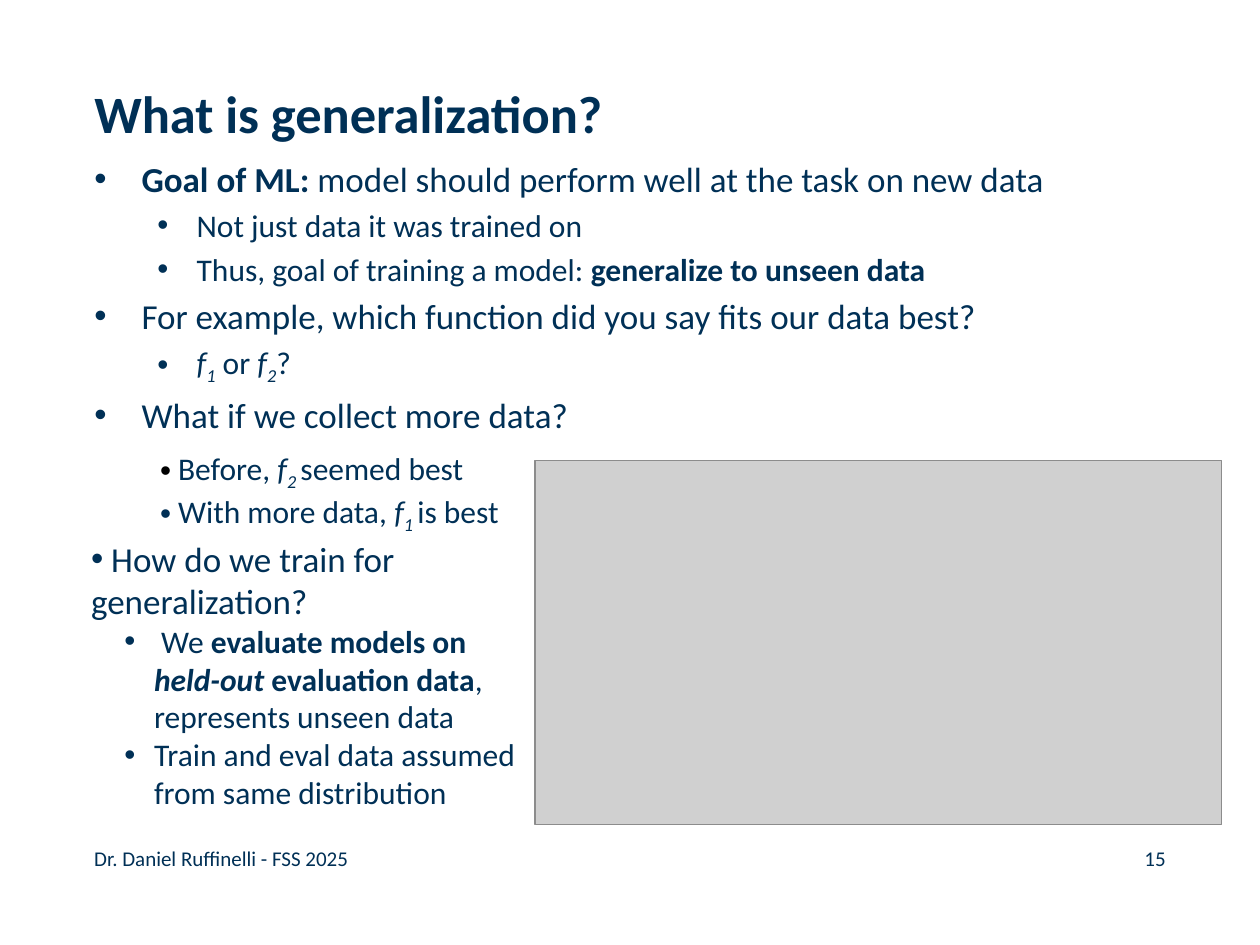
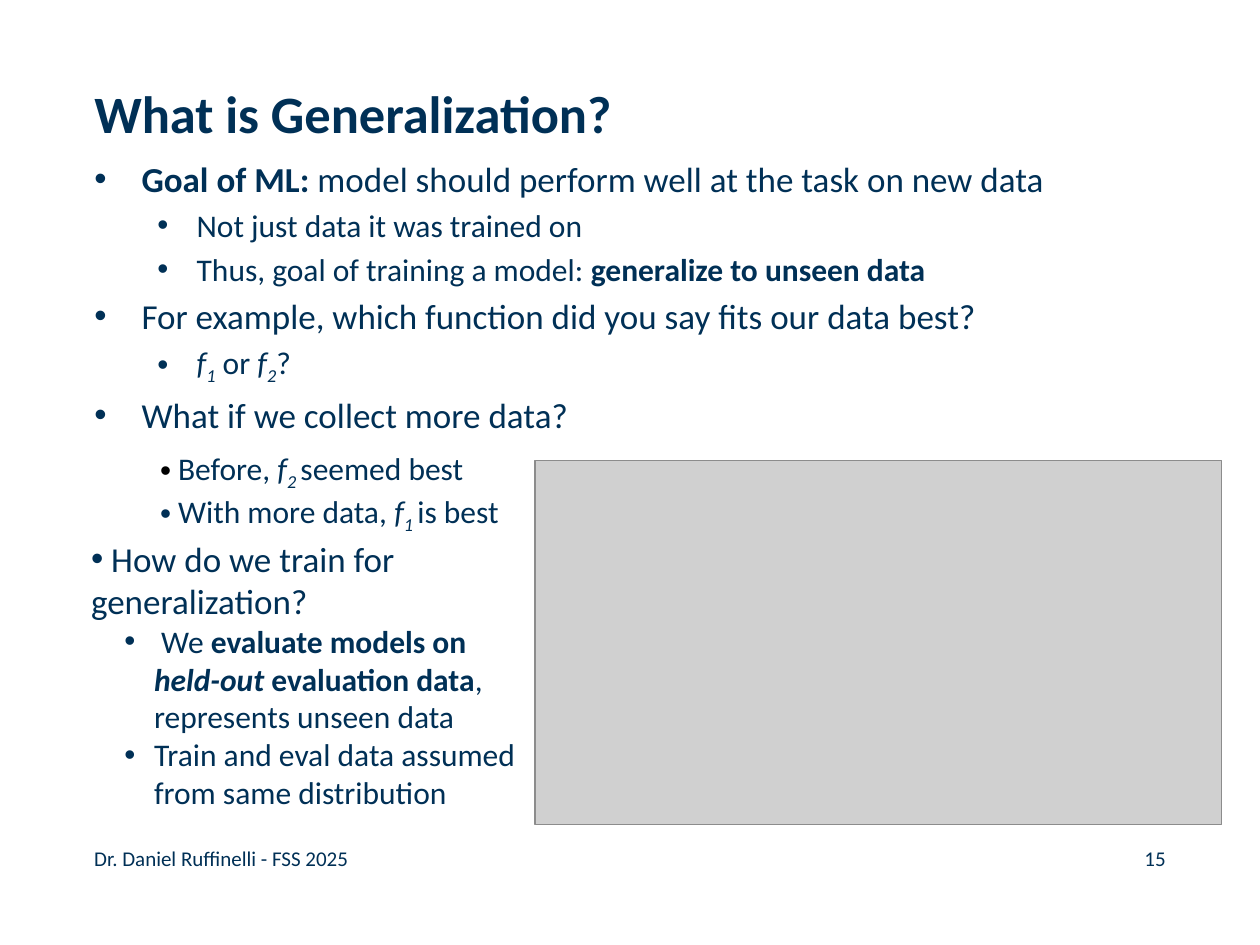
Before and after one commit to rufex2001/teaching_llms, a slide deck: slide 15 of lectures/02_ml_dl_word_embeddings/02_ml_dl_word_embeddings.pptx. Drawn at 1260x945 pixels with LibreOffice and Linux fonts; fonts in the diff are those of the drawing; grey boxes stand for pictures; background and template pictures are left out. Boxes give left, top, right and bottom in pixels: in the first picture for what was removed or moved away, otherwise in the second. Text is boxed around its words. In the diff, an @@ line names an element or a change of style, - is before the commit and + after.

```diff
--- a/lectures/02_ml_dl_word_embeddings/02_ml_dl_word_embeddings.pptx
+++ b/lectures/02_ml_dl_word_embeddings/02_ml_dl_word_embeddings.pptx
@@ title at bbox=[94, 96, 611, 134]: text changed @@
-What is generalization?
+What is Generalization?
```
Also in this commit, not shown: 14 other slides changed, 1 other file.
